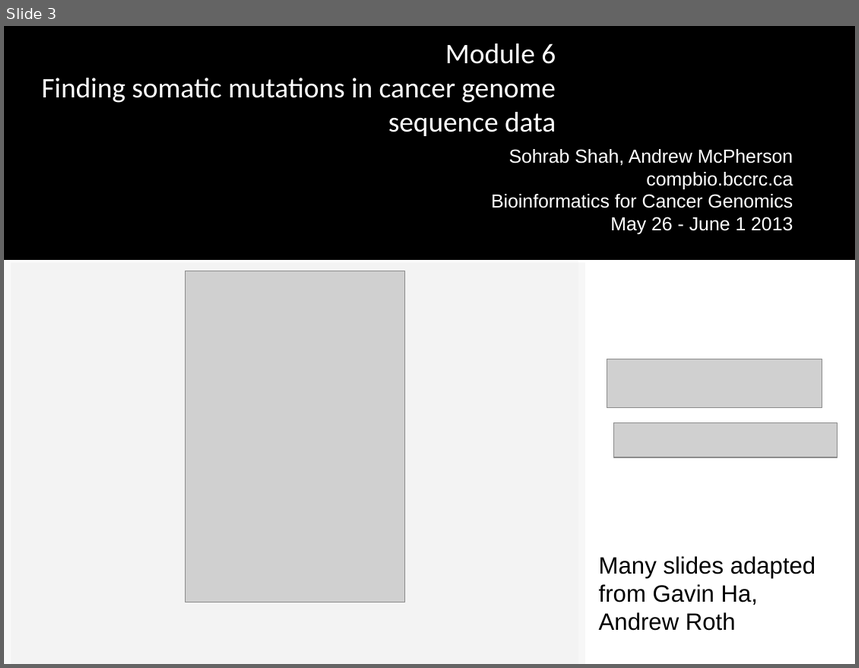
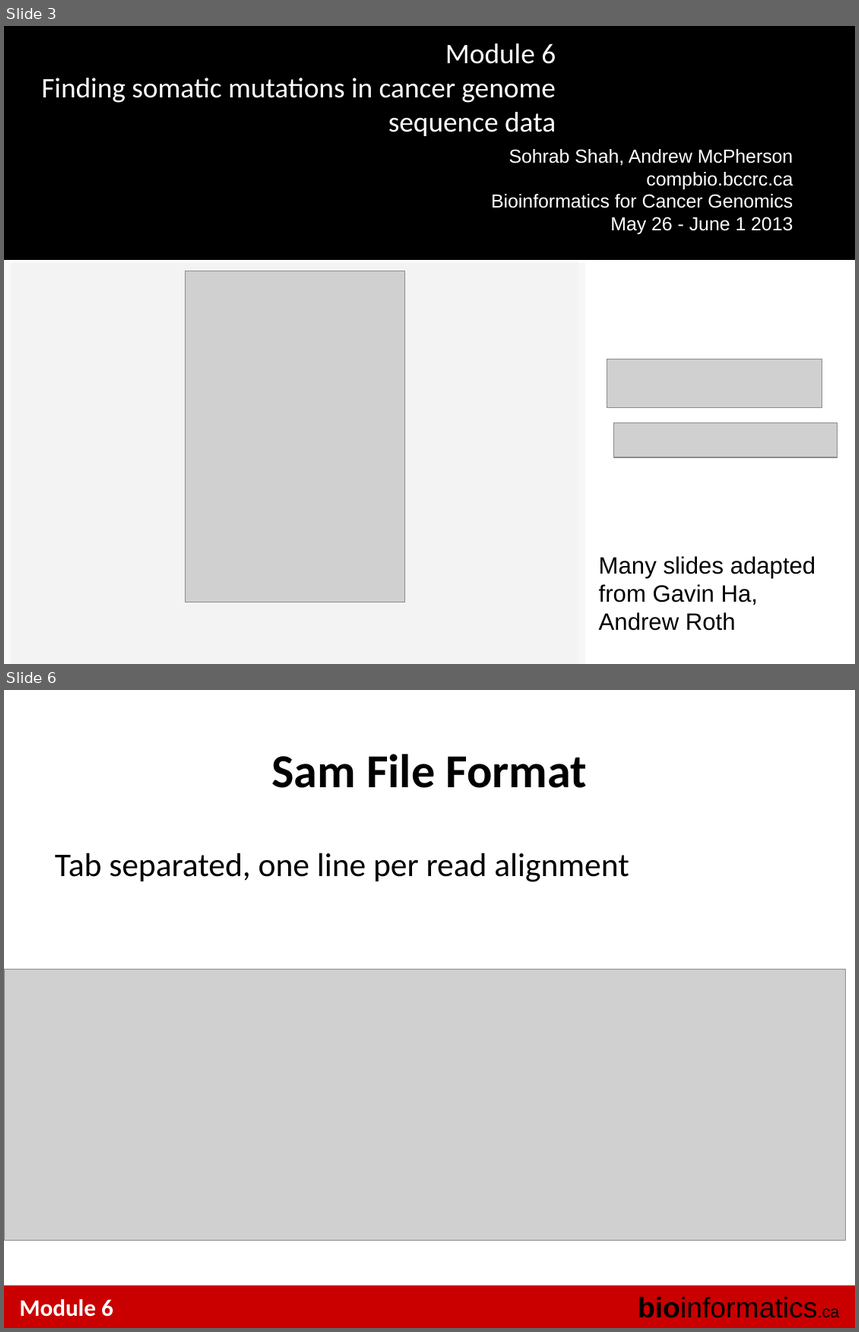
Before and after one commit to tinyheero/BICG-2016, a slide deck: snvs/content/BiCG_2012_Module6_Lab_shah.ppt. Shown one above the other, each under a label of ours: slide 3 before the commit, slides 3 and 6 after it; the slides between them are not shown. The pictures are 859x668 and 859x1332 pixels, drawn with LibreOffice and Linux fonts; fonts in the diff are those of the drawing; grey boxes stand for pictures; background and template pictures are left out. Boxes give left, top, right and bottom in pixels: in the first picture for what was removed or moved away, otherwise in the second. Text is boxed around its words. In the diff, an @@ line names an element or a change of style, - is before the commit and + after.

```diff
--- a/snvs/content/BiCG_2012_Module6_Lab_shah.ppt
+++ b/snvs/content/BiCG_2012_Module6_Lab_shah.ppt
@@ slide 6 added at [4, 690, 855, 1328], background #FFFFFF @@
@@ title added at [272, 754, 586, 788], 40 pt, text #000000, bold @@
+Sam File Format
@@ text added at [55, 853, 629, 882], 28 pt, text #000000 @@
+Tab separated, one line per read alignment
@@ picture added at [4, 969, 846, 1241] @@
@@ rectangle added at [4, 1286, 855, 1328], fill #CA0000 @@
@@ text added at [19, 1300, 113, 1317], 20 pt, text #FFFFFF, bold @@
+Module 6
@@ text added at [638, 1297, 840, 1319], 24 pt, text #000000 @@
+bioinformatics.ca
```
Also in this commit, not shown: 15 slides changed, 3 other slides added, 8 slides removed.
